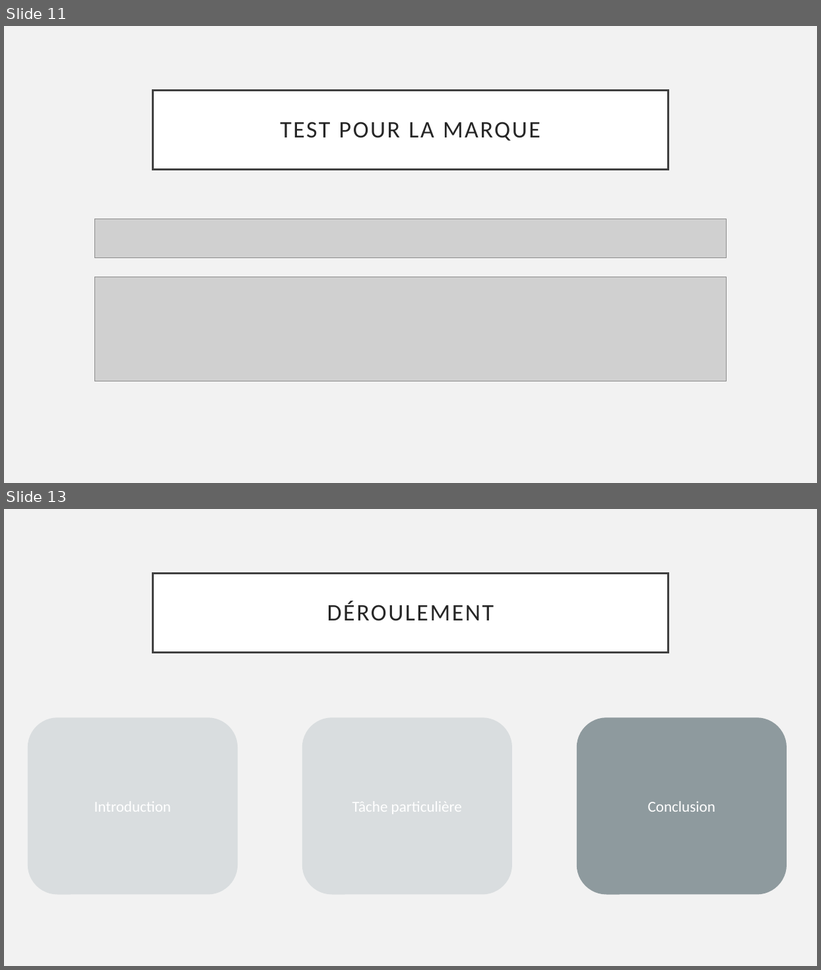
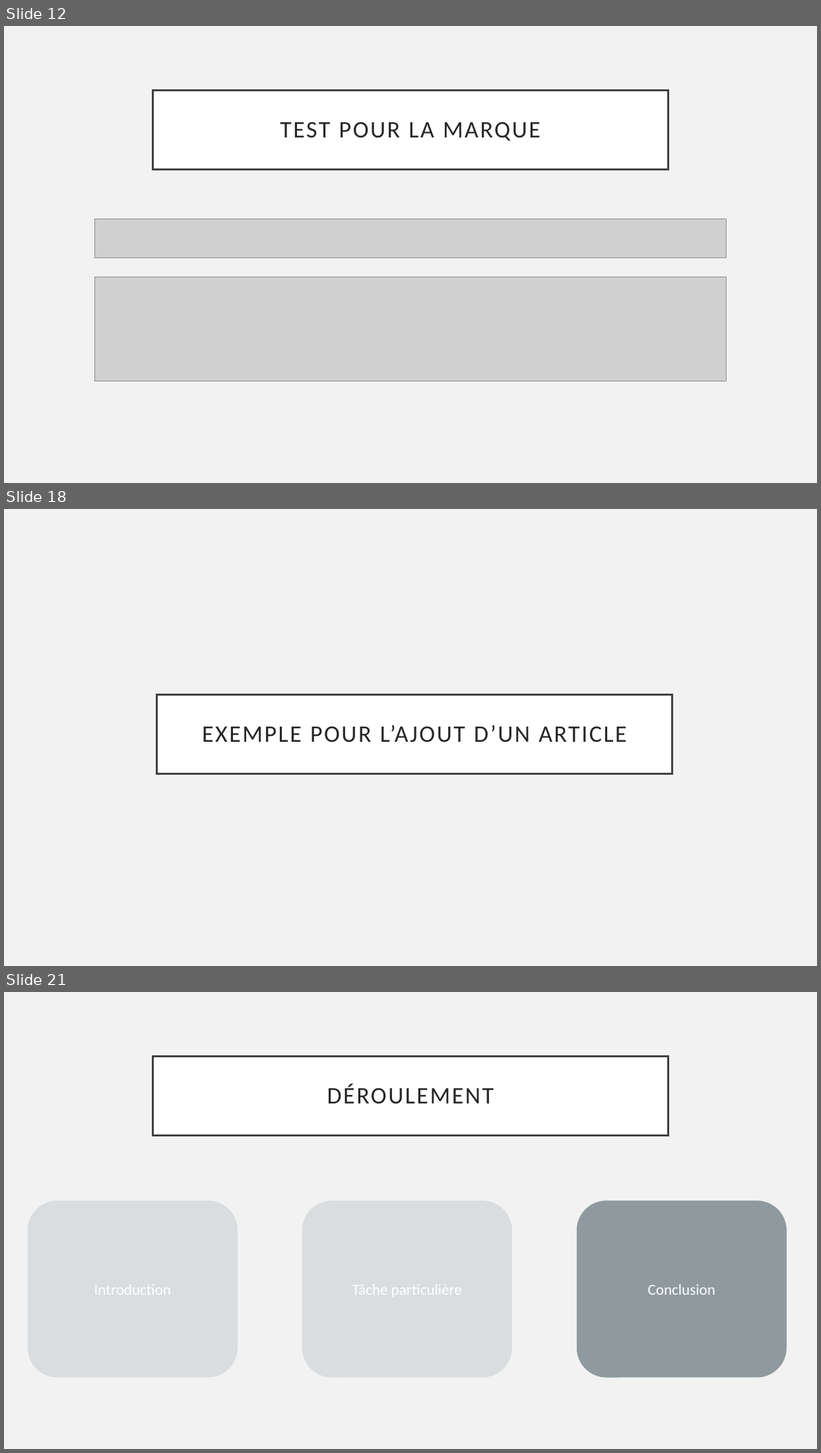
Before and after one commit to JeremyGfeller/Pre-TPi, a slide deck: Documentation/Présentation.pptx. Shown one above the other, each under a label of ours: slides 11 and 13 before the commit, slides 12, 18 and 21 after it; the slides between them are not shown. The pictures are 821x970 and 821x1453 pixels, drawn with LibreOffice and Linux fonts; fonts in the diff are those of the drawing; grey boxes stand for pictures. Boxes give left, top, right and bottom in pixels: in the first picture for what was removed or moved away, otherwise in the second. Text is boxed around its words. In the diff, an @@ line names an element or a change of style, - is before the commit and + after.

Commit message:
Finalisation de la présentation
Ajout de nouvelles images dedans, et de nouvelles slides

```diff
--- a/Documentation/Présentation.pptx
+++ b/Documentation/Présentation.pptx
@@ slide 18 added at (4,509,817,966), background #F2F2F2 @@
@@ title added at (157,695,673,774), fill #FFFFFF, outline #404040 2.5 pt, 28 pt, text #262626 @@
+EXEMPLE POUR L’AJOUT D’UN ARTICLE
@@ what was slide 11 is now slide 12 @@
@@ what was slide 13 is now slide 21 @@
```
Also in this commit, not shown: 2 slides changed, 7 other slides added, 8 other files.
